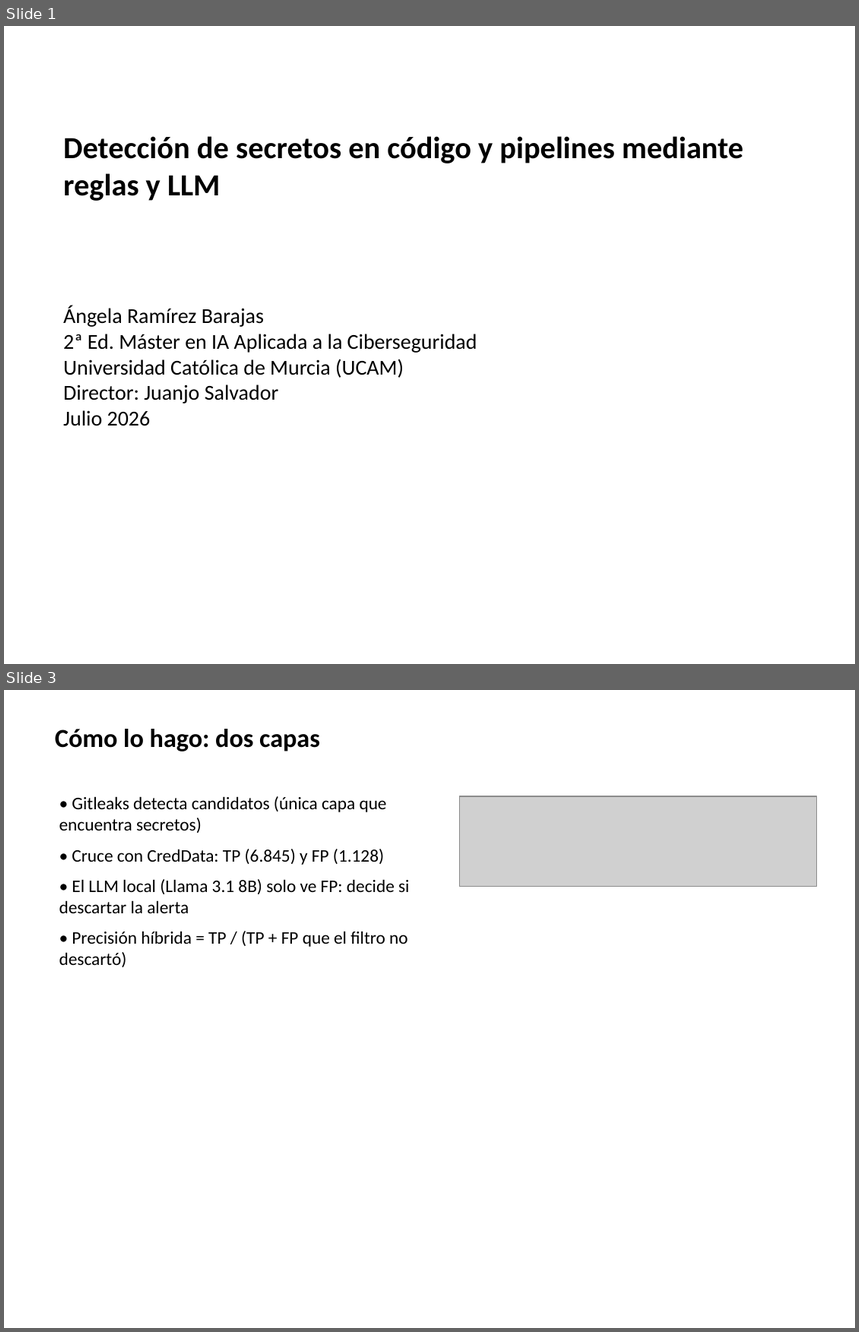
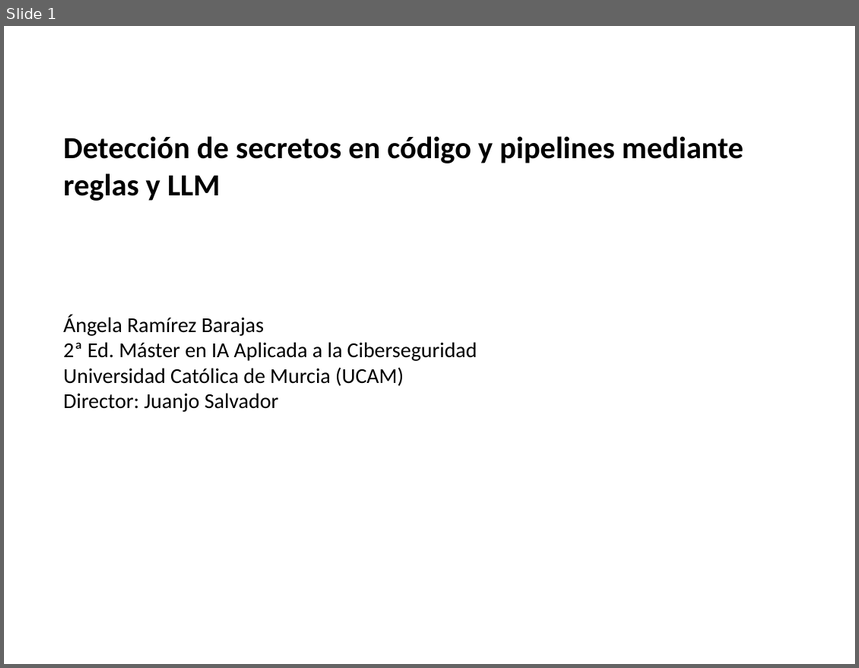
Before and after one commit to aramirezbarajas/secret-scan-tfm, a slide deck: docs/presentacion_defensa.pptx. Shown one above the other, each under a label of ours: slides 1 and 3 before the commit, slide 1 after it; the slides between them are not shown. The pictures are 859x1332 and 859x668 pixels, drawn with LibreOffice and Linux fonts; fonts in the diff are those of the drawing; grey boxes stand for pictures. Boxes give left, top, right and bottom in pixels: in the first picture for what was removed or moved away, otherwise in the second. Text is boxed around its words. In the diff, an @@ line names an element or a change of style, - is before the commit and + after.

```diff
--- a/docs/presentacion_defensa.pptx
+++ b/docs/presentacion_defensa.pptx
@@ slide 3 removed at (x1=4, y1=690, x2=855, y2=1328), background #FFFFFF @@
@@ text removed at (x1=55, y1=729, x2=320, y2=752) @@
-Cómo lo hago: dos capas
@@ text removed at (x1=59, y1=796, x2=409, y2=967) @@
-• Gitleaks detecta candidatos (única capa que encuentra secretos)
-• Cruce con CredData: TP (6.845) y FP (1.128)
-• El LLM local (Llama 3.1 8B) solo ve FP: decide si descartar la alerta
-• Precisión híbrida = TP / (TP + FP que el filtro no descartó)
@@ picture removed at (x1=459, y1=796, x2=817, y2=887) @@
@@ slide 1 changed as well @@
@@ text "Ángela Ramírez Barajas" moved from (x1=63, y1=306, x2=477, y2=427) to (x1=63, y1=314, x2=477, y2=412) @@
@@ text at (x1=63, y1=411, x2=151, y2=427): paragraph removed @@
-Julio 2026
```
Also in this commit, not shown: 3 other slides changed, 3 slides added, 6 other slides removed, 2 other files.
